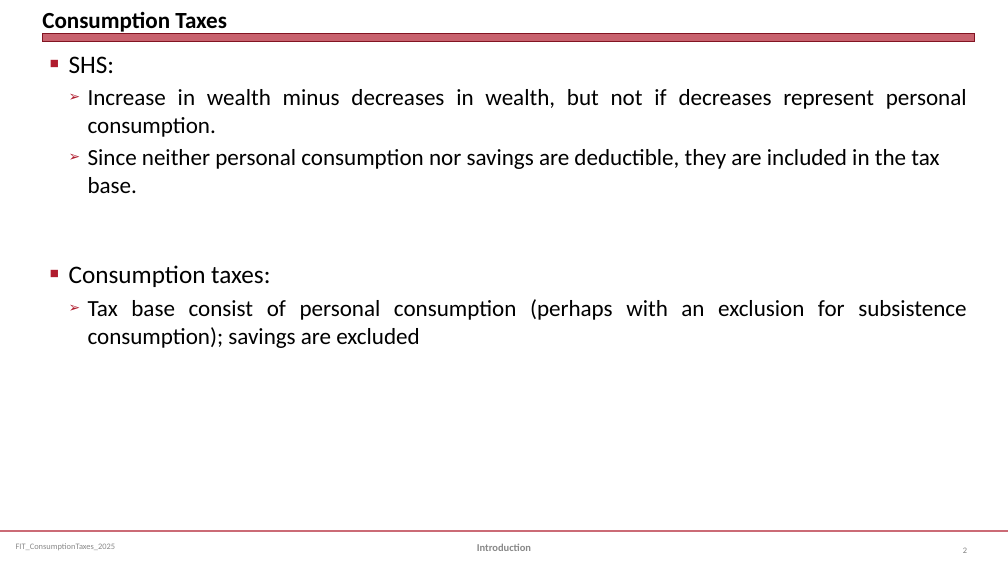
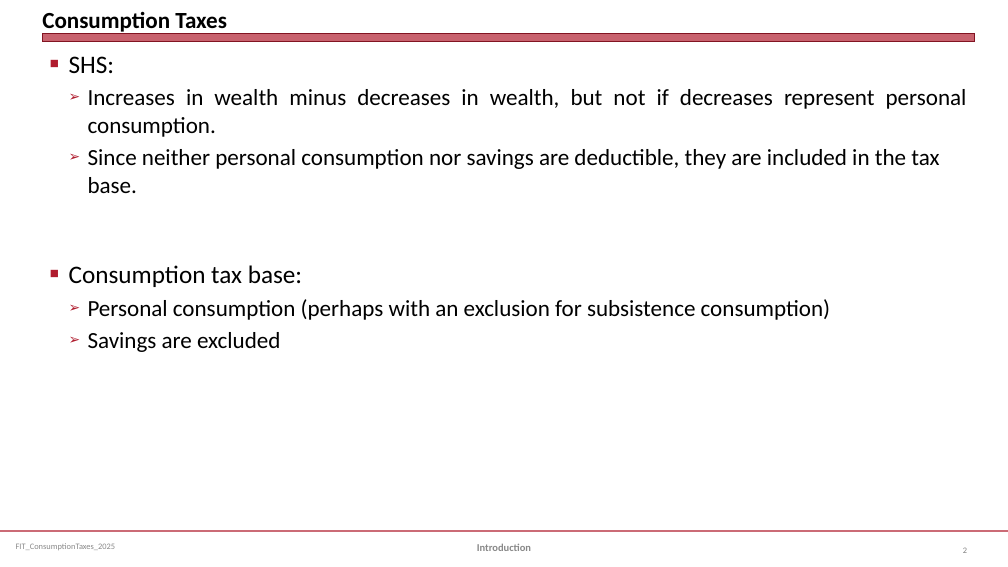
Before and after one commit to jmc877/Fed-Income-Tax, a slide deck: slide 2 of slides/FIT_ConsumptionTaxes_2025S.pptx. Drawn at 1008x567 pixels with LibreOffice and Linux fonts; fonts in the diff are those of the drawing. Boxes give left, top, right and bottom in pixels: in the first picture for what was removed or moved away, otherwise in the second. Text is boxed around its words. In the diff, an @@ line names an element or a change of style, - is before the commit and + after.

```diff
--- a/slides/FIT_ConsumptionTaxes_2025S.pptx
+++ b/slides/FIT_ConsumptionTaxes_2025S.pptx
@@ text at <box>88,89,967,137</box>: text changed @@
-  ➢ Increase in wealth minus decreases in wealth, but not if decreases represent personal consumption.
+  ➢ Increases in wealth minus decreases in wealth, but not if decreases represent personal consumption.
@@ text at <box>69,265,830,352</box>: text changed @@
-■ Consumption taxes:
-  ➢ Tax base consist of personal consumption (perhaps with an exclusion for subsistence consumption); savings are excluded
+■ Consumption tax base:
+  ➢ Personal consumption (perhaps with an exclusion for subsistence consumption)
+  ➢ Savings are excluded
```
Also in this commit, not shown: 1 other slide changed, 15 slides added, 1 other file.
